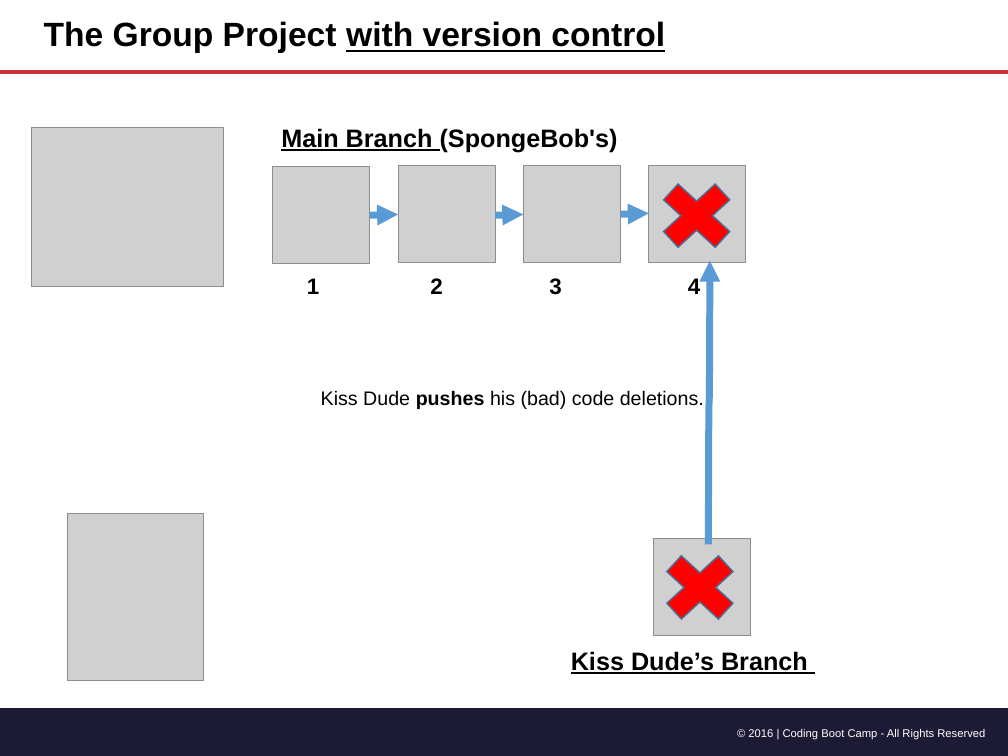
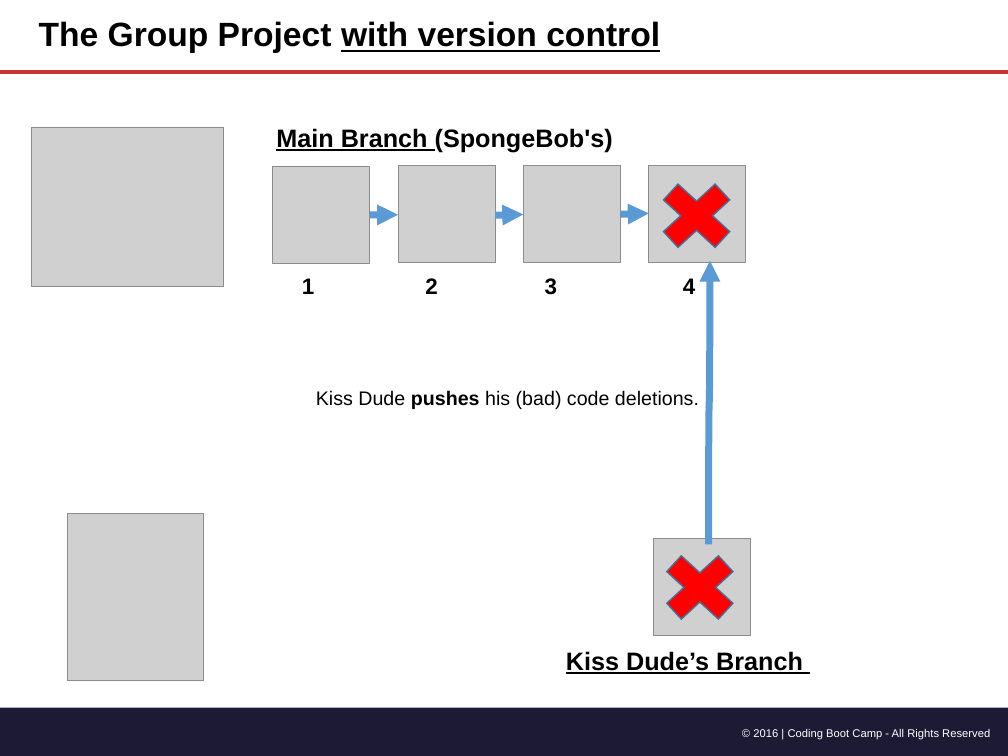
Before and after one commit to andwele/sequelizedBurger, a slide deck: slide 24 of 01-html-css-three-days/1-Class-Content/1.2/Slide-Shows/Gitn_Pro_HTML_CSS.pptx. Drawn at 1008x756 pixels with LibreOffice and Linux fonts; fonts in the diff are those of the drawing; grey boxes stand for pictures. Boxes give left, top, right and bottom in pixels: in the first picture for what was removed or moved away, otherwise in the second. Text is boxed around its words. In the diff, an @@ line names an element or a change of style, - is before the commit and + after.

```diff
--- a/01-html-css-three-days/1-Class-Content/1.2/Slide-Shows/Gitn_Pro_HTML_CSS.pptx
+++ b/01-html-css-three-days/1-Class-Content/1.2/Slide-Shows/Gitn_Pro_HTML_CSS.pptx
@@ text "Main Branch (SpongeBob's)": place and size @@
-text "Main Branch (SpongeBob's)" at <box>281,128,618,152</box>
+text "Main Branch (SpongeBob's)" at <box>276,128,613,152</box>
@@ text "1": place and size @@
-text "1" at <box>307,278,319,294</box>
+text "1" at <box>302,278,314,294</box>
@@ text "2": place and size @@
-text "2" at <box>430,278,442,294</box>
+text "2" at <box>425,278,437,294</box>
@@ text "3": place and size @@
-text "3" at <box>549,278,561,295</box>
+text "3" at <box>545,278,557,295</box>
@@ text "4": place and size @@
-text "4" at <box>688,278,700,294</box>
+text "4" at <box>683,278,695,294</box>
@@ text "Kiss Dude’s Branch": place and size @@
-text "Kiss Dude’s Branch" at <box>571,651,808,674</box>
+text "Kiss Dude’s Branch" at <box>566,651,803,674</box>
@@ 2 texts, 1 title: place and size @@
-2 texts, 1 title at <box>44,21,985,739</box>
+2 texts, 1 title at <box>39,21,990,739</box>
```
Also in this commit, not shown: 54 other slides changed.
